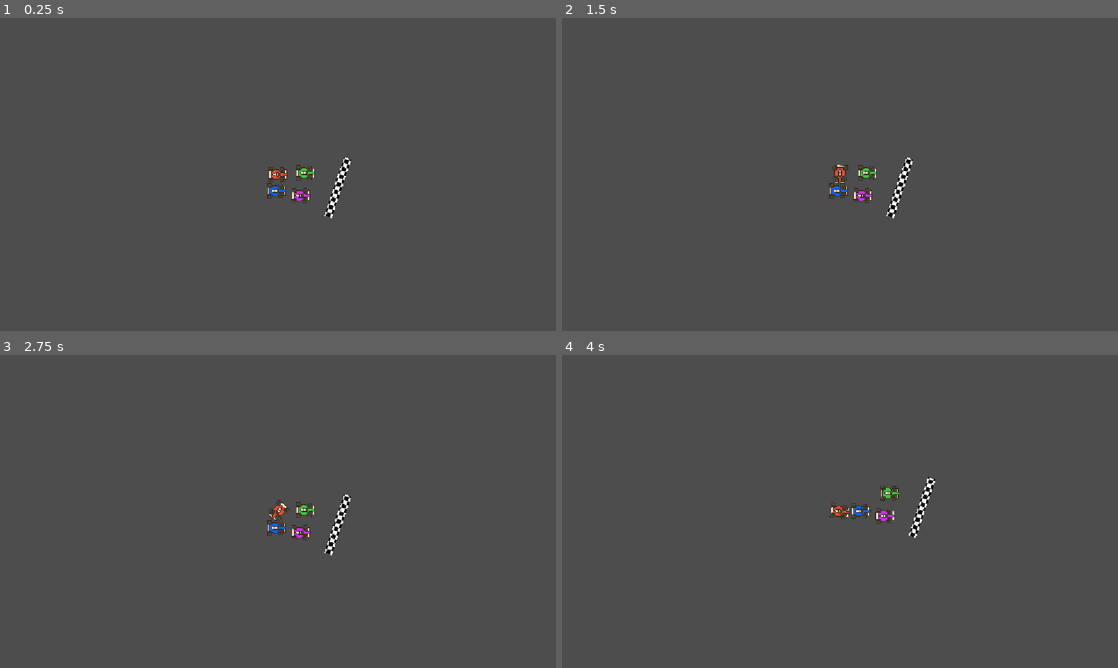
Above: before the commit, frames 1-4 (two rows, left to right).
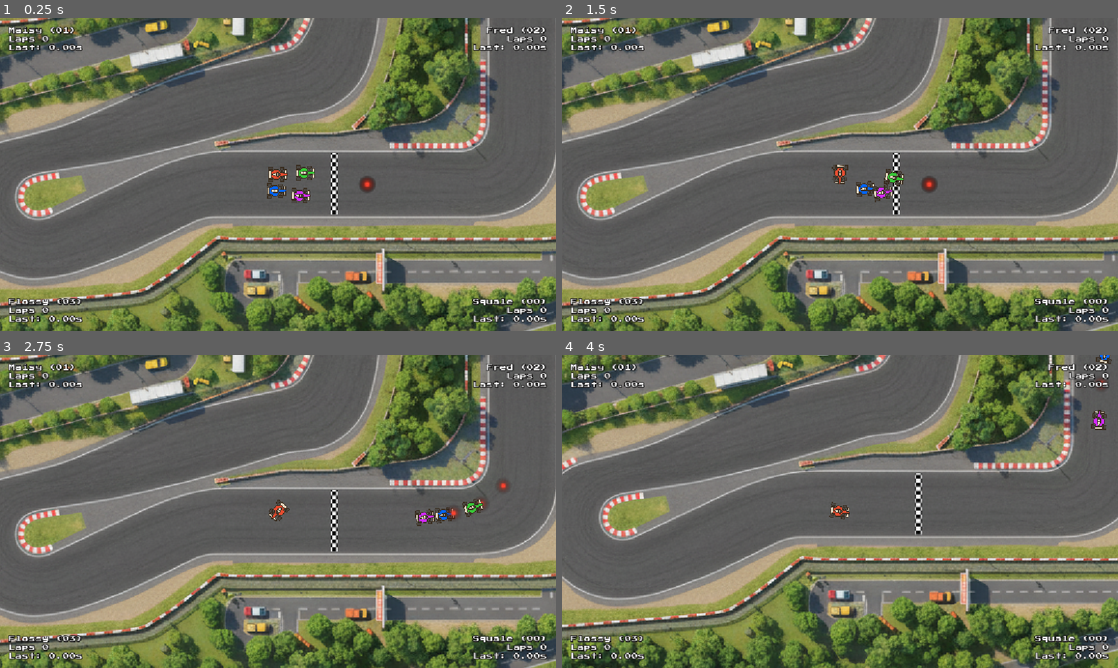
Above: after the commit, the same moments.

Repository: Pascal-Casier/godot-super-sprint-starter-main
Game: Godot game, scene res://Scenes/Track/Spa.tscn
Two runs of this game, one before a commit and one after it. Both use one fixed random seed, a clock stepped at 60 frames per second and the inputs below. Before the commit the project starts from res://Scenes/Track/Track.tscn.
Inputs:
- Up to frame 1 (0.25 s): no input
- Up to frame 2 (1.5 s): tap Enter at 0.5 s; hold Right (ui_right) 0.53-1.28 s; hold S (start) 0.53-1.28 s; hold Left (ui_left) from 1.28 s (still down); tap S (start) at 1.35 s
- Up to frame 3 (2.75 s): release Left (ui_left) at 2.03 s; hold Right (ui_right) from 2.03 s (still down); hold S (start) from 2.03 s (still down)
- Up to frame 4 (4 s): release Right (ui_right) at 2.78 s; release S (start) at 2.78 s; hold Up (ui_up) 2.78-3.53 s; tap S (start) at 2.85 s; hold Left (ui_left) from 3.53 s (still down); hold S (start) from 3.53 s (still down)

The runs differ from the first frame. In frame 1, 59% of the frame differs, in the area x 0-100%, y 0-100%; in frame 2, 59%; in frame 3, 60%; in frame 4, 61%.
Error before the commit: Cannot call method 'get_baked_length' on a null value. (res://Scenes/TrackProcessor/TrackProcessor.gd:37)

Commit message:
fini video 16 : sons

Diff:
--- a/Scenes/Track/Track.tscn
+++ b/Scenes/Track/Track.tscn
@@ -109,5 +109,7 @@
 
 [node name="GameUI" parent="UiCanvas" instance=ExtResource("14_yb8n5")]
 
+[node name="Music" type="AudioStreamPlayer" parent="."]
+
 [connection signal="area_entered" from="TrackCollision" to="." method="_on_track_collision_area_entered"]
 [connection signal="area_entered" from="StartLine" to="." method="_on_start_line_area_entered"]
--- a/project.godot
+++ b/project.godot
@@ -11,7 +11,7 @@
 [application]
 
 config/name="godot-super-sprint-starter"
-run/main_scene="uid://gqdstw6n42rk"
+run/main_scene="uid://cdbwvs0vf8rhf"
 config/features=PackedStringArray("4.5", "Mobile")
 config/icon="uid://yyr47gbb1gym"
 
Not shown, changed: Assets/Sounds/519073_8-bit-car-engine.wav.import
